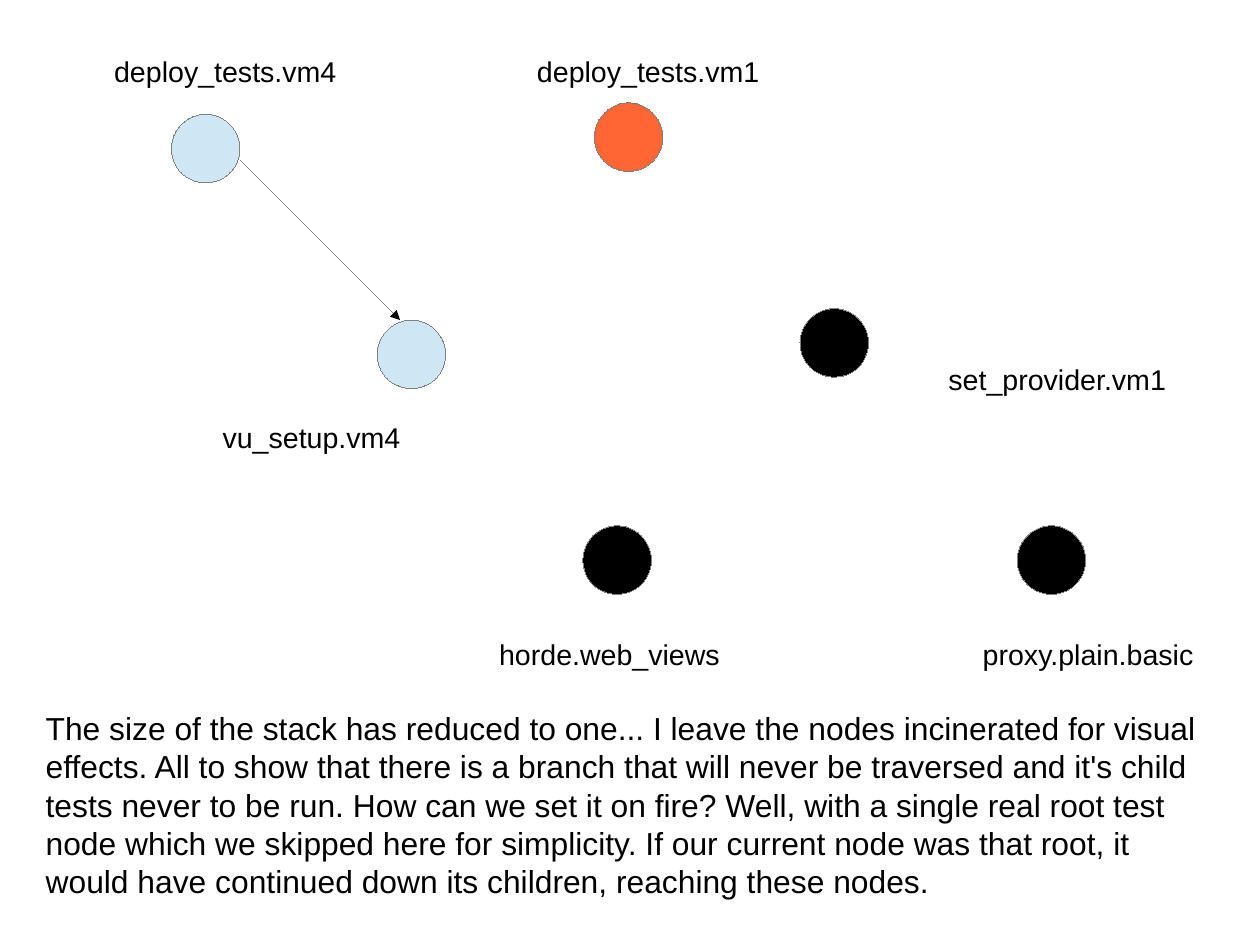
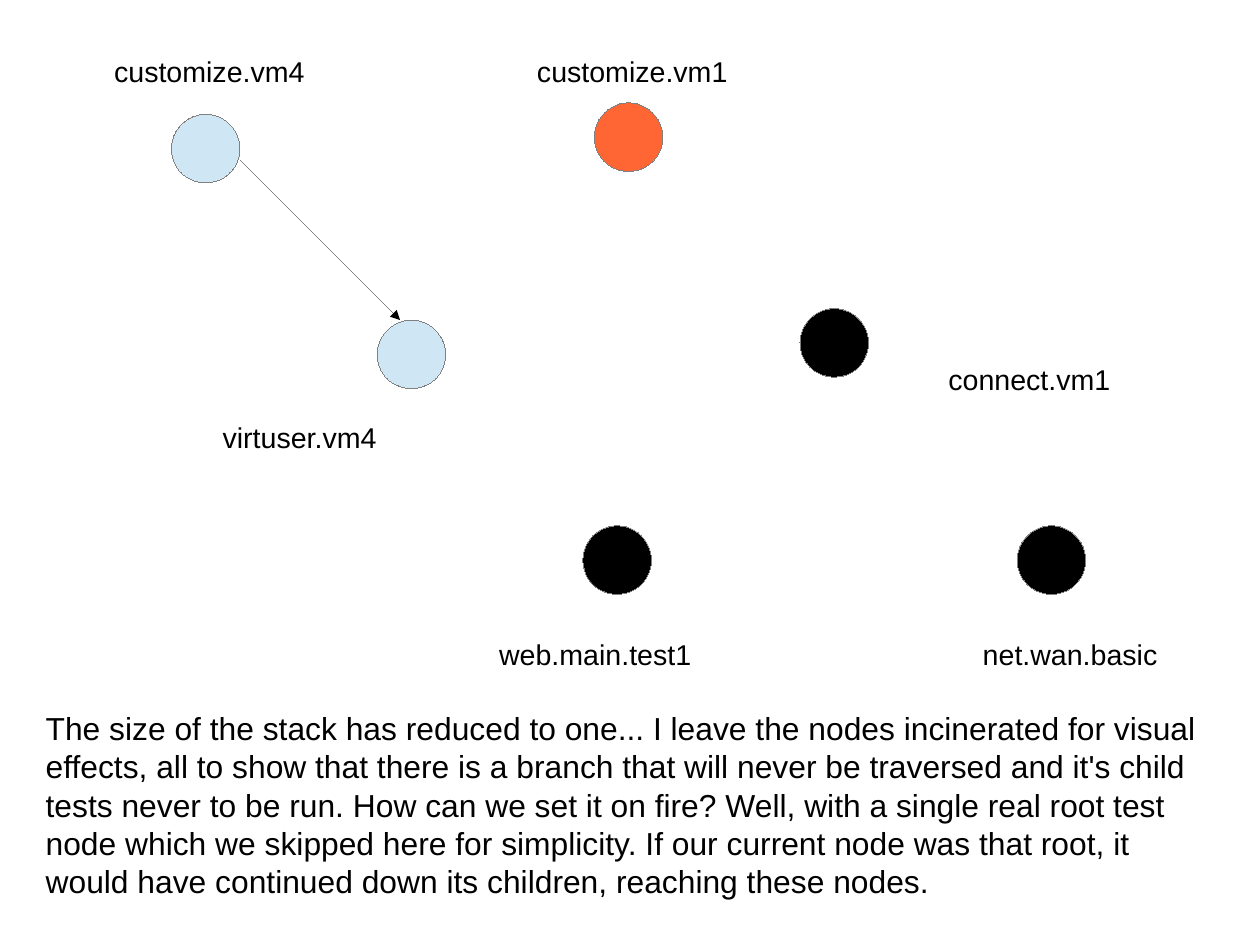
Before and after one commit to intra2net/avocado-i2n, a slide deck: slide 29 of doc/test_traversal_algorithm.odp. Drawn at 1260x945 pixels with LibreOffice and Linux fonts; fonts in the diff are those of the drawing. Boxes give left, top, right and bottom in pixels: in the first picture for what was removed or moved away, otherwise in the second. Text is boxed around its words. In the diff, an @@ line names an element or a change of style, - is before the commit and + after.

Commit message:
Update the graph traversal presentation with newer state names
We still have to extend the presentation with the diverging paths
parallel traversal strategy.

```diff
--- a/doc/test_traversal_algorithm.odp
+++ b/doc/test_traversal_algorithm.odp
@@ text at (x1=114, y1=61, x2=304, y2=83): text changed @@
-deploy_tests.vm4
+customize.vm4
@@ text at (x1=537, y1=61, x2=727, y2=83): text changed @@
-deploy_tests.vm1
+customize.vm1
@@ text at (x1=948, y1=370, x2=1110, y2=391): text changed @@
-set_provider.vm1
+connect.vm1
@@ text at (x1=223, y1=427, x2=377, y2=449): text changed @@
-vu_setup.vm4
+virtuser.vm4
@@ text at (x1=499, y1=644, x2=691, y2=666): text changed @@
-horde.web_views
+web.main.test1
@@ text at (x1=983, y1=644, x2=1158, y2=666): text changed @@
-proxy.plain.basic
+net.wan.basic
@@ text at (x1=46, y1=717, x2=1195, y2=899): text changed @@
-The size of the stack has reduced to one... I leave the nodes incinerated for visual effects. All to show that there is a branch that will never be traversed and it's child tests never to be run. How can we set it on fire? Well, with a single real root test node which we skipped here for simplicity. If our current node was that root, it would have continued down its children, reaching these nodes.
+The size of the stack has reduced to one... I leave the nodes incinerated for visual effects, all to show that there is a branch that will never be traversed and it's child tests never to be run. How can we set it on fire? Well, with a single real root test node which we skipped here for simplicity. If our current node was that root, it would have continued down its children, reaching these nodes.
```
Also in this commit, not shown: 30 other slides changed, 1 other file.
